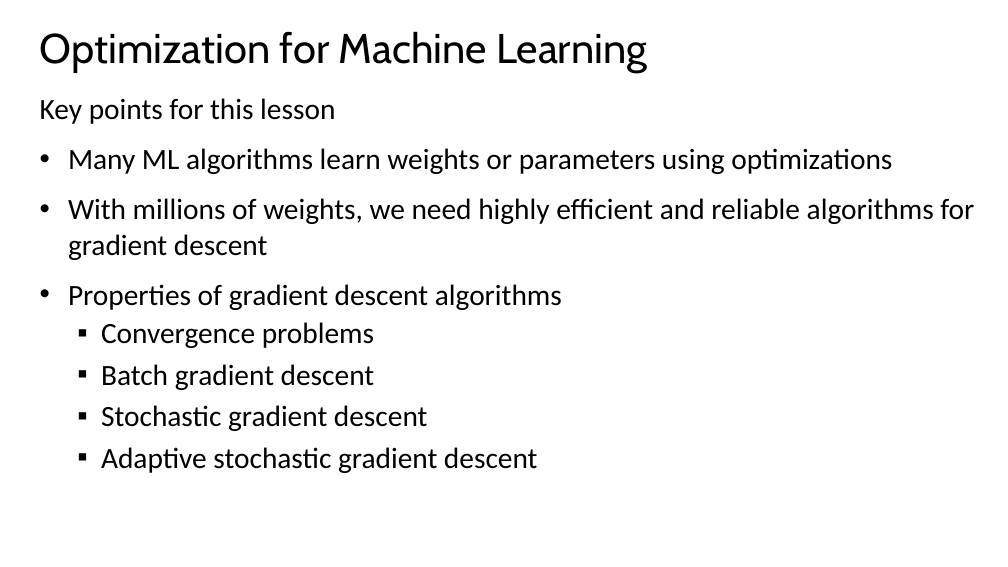
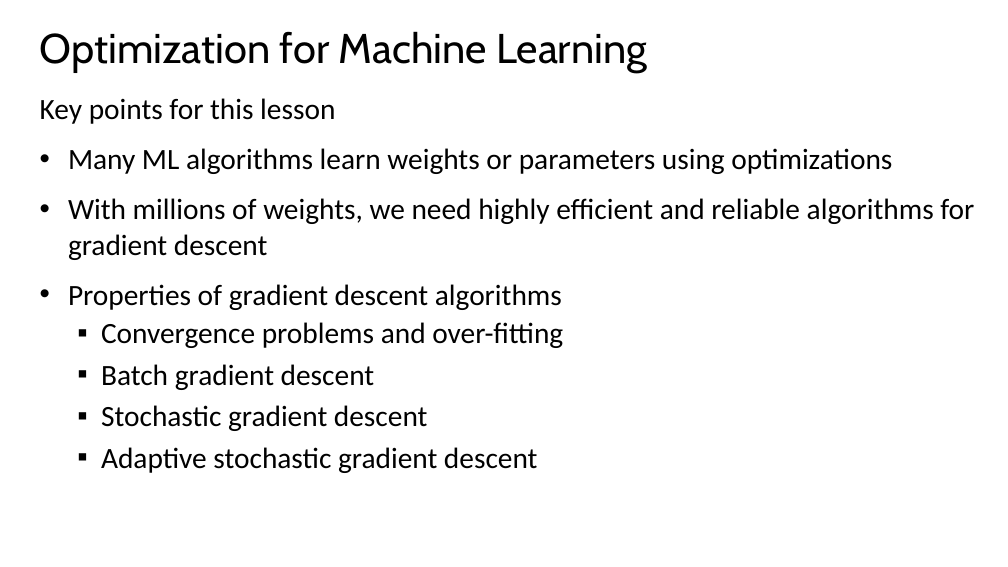
Before and after one commit to StephenElston/CSCI-E25, a slide deck: slide 7 of SupplementaryMaterial/RegularizatioinAndOptimization.pptx. Drawn at 1008x567 pixels with LibreOffice and Linux fonts; fonts in the diff are those of the drawing. Boxes give left, top, right and bottom in pixels: in the first picture for what was removed or moved away, otherwise in the second. Text is boxed around its words. In the diff, an @@ line names an element or a change of style, - is before the commit and + after.

```diff
--- a/SupplementaryMaterial/RegularizatioinAndOptimization.pptx
+++ b/SupplementaryMaterial/RegularizatioinAndOptimization.pptx
@@ text at box(101, 322, 563, 348): text changed @@
-  ▪ Convergence problems
+  ▪ Convergence problems and over-fitting
```
Also in this commit, not shown: 5 other slides changed.
